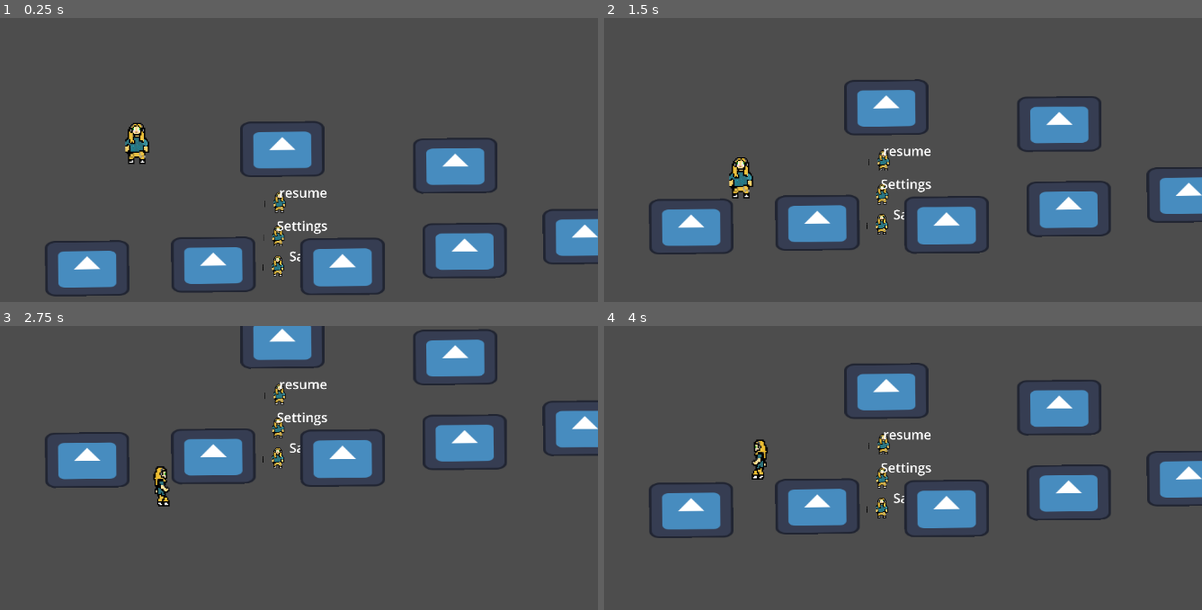
Above: before the commit, frames 1-4 (two rows, left to right).
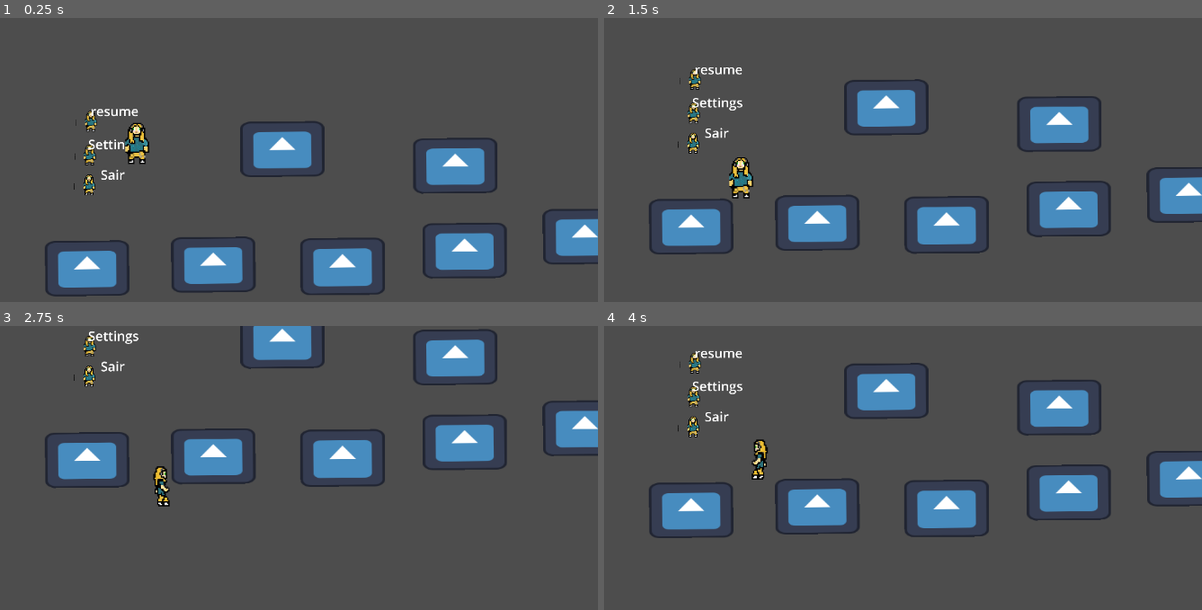
Above: after the commit, the same moments.

Repository: TalesMarc/AngelaCultoRepository
Game: Godot game, scene res://menu_pausa.tscn
Same seed, same stepped clock (60 frames per second), same inputs: the game is played once before the commit and once after it. This scene is started directly instead of the project's main scene. The engine's default icon, where the game draws it, is replaced by a stand-in: a white triangle on a blue panel in a dark square.
Inputs:
- Up to frame 1 (0.25 s): no input
- Up to frame 2 (1.5 s): click "resume" at 0.5 s; click "Settings" at 1.25 s
- Up to frame 3 (2.75 s): hold D (move_right) from 2.03 s (still down)
- Up to frame 4 (4 s): release D (move_right) at 3.53 s; hold A (move_left) from 3.53 s (still down)

The runs differ from the first frame. In frame 1, 1.3% of the frame differs, in the area x 12-55%, y 31-92%; in frame 2, 1.3%, in the area x 12-55%, y 17-77%; in frame 3, 1.1%; in frame 4, 1.3%.

Commit message:
Atualização automática do projeto

Diff:
--- a/node_2d.tscn
+++ b/node_2d.tscn
@@ -85,6 +85,7 @@
 size = Vector2(126.837, 124.515)
 
 [node name="Node2D" type="Node2D"]
+position = Vector2(604, 261)
 rotation = -0.00991185
 script = ExtResource("1_flf07")
 
